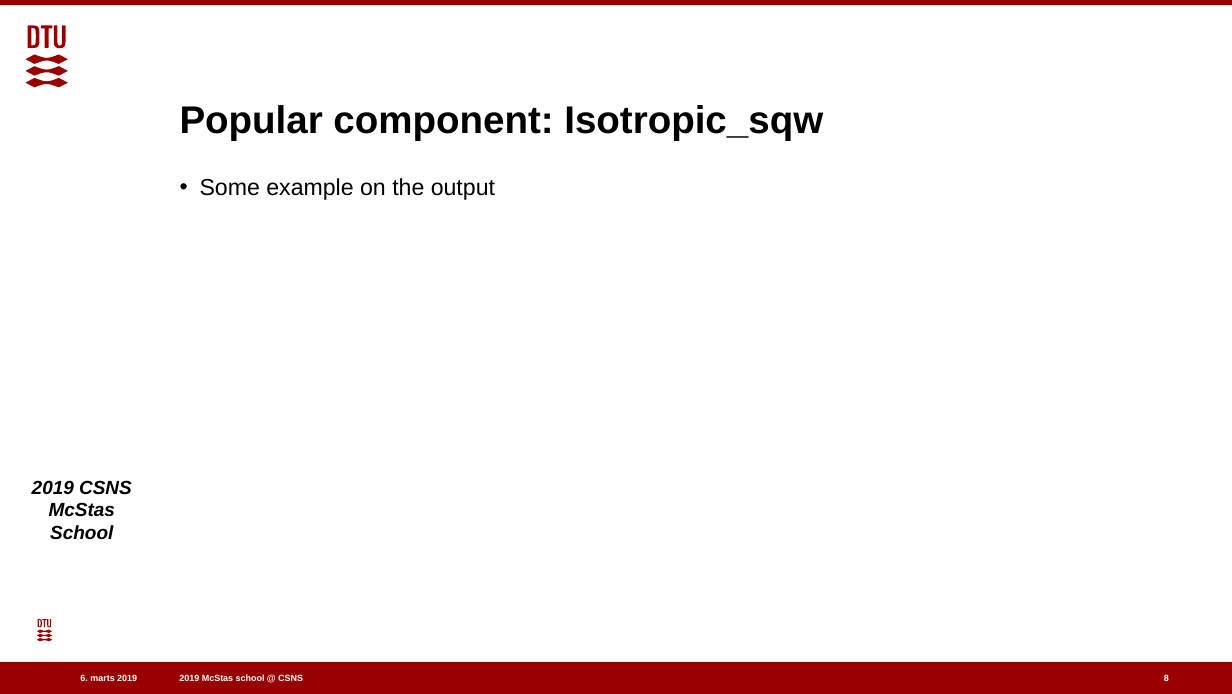
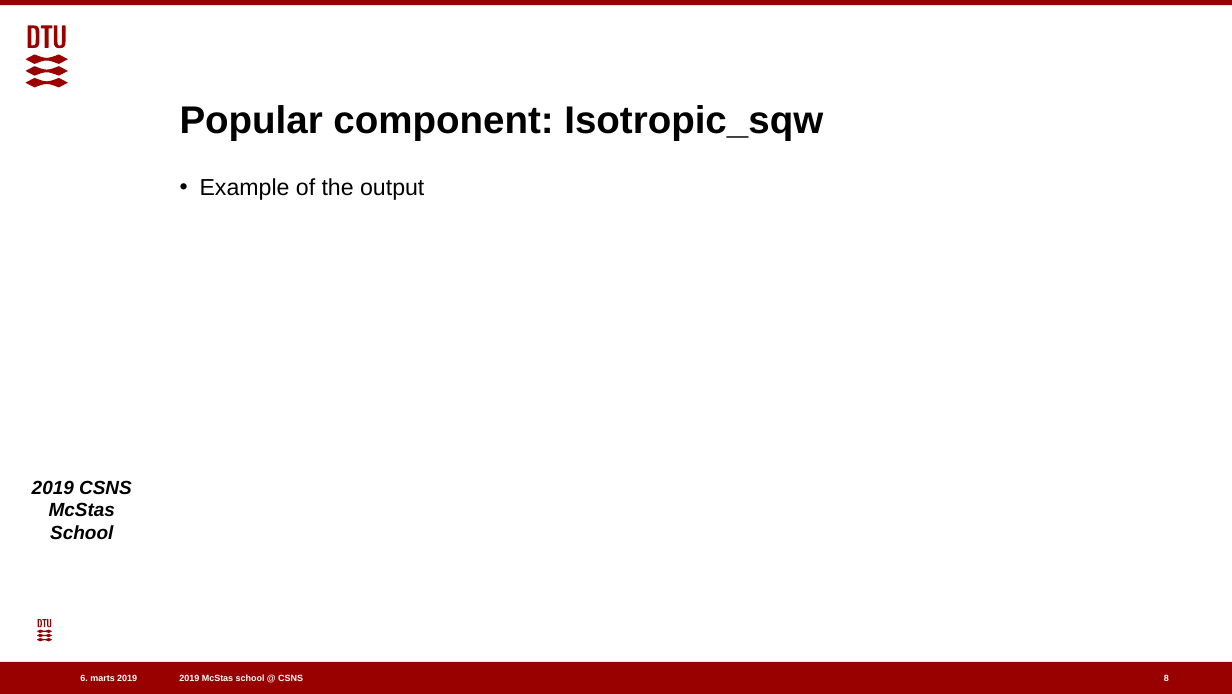
Before and after one commit to eddymaoui/Schools, a slide deck: slide 8 of CSNS_March_2019/4_Thursday_March_28th/5_inelastic_scattering/inelastic_scattering.pptx. Drawn at 1232x694 pixels with LibreOffice and Linux fonts; fonts in the diff are those of the drawing; background and template pictures are left out. Boxes give left, top, right and bottom in pixels: in the first picture for what was removed or moved away, otherwise in the second. Text is boxed around its words. In the diff, an @@ line names an element or a change of style, - is before the commit and + after.

```diff
--- a/CSNS_March_2019/4_Thursday_March_28th/5_inelastic_scattering/inelastic_scattering.pptx
+++ b/CSNS_March_2019/4_Thursday_March_28th/5_inelastic_scattering/inelastic_scattering.pptx
@@ text at [200, 178, 424, 200]: text changed @@
-• Some example on the output
+• Example of the output
```
Also in this commit, not shown: 3 other slides changed, 3 other files.
